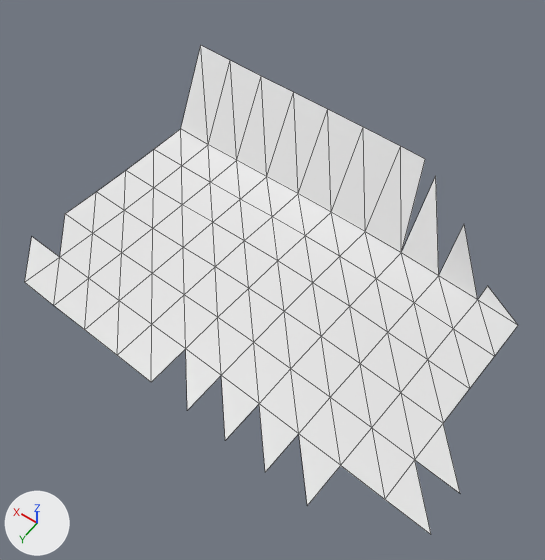
Renders of the OBJ model models/areas/fields_risen/preview_grass_2_-3.obj from each side of a commit.
The view is the same before and after, from a 50 mm camera at (76.0, 140.9, 54.2) aimed at (99.3, 108.2, 2.8). Every picture has the same lights, and +X, +Y and +Z are marked at lower left. The picture after the commit comes second. Mesh edges are drawn as thin lines. Where no turn or scale is listed for an object, it has been applied to the vertices. Vertices at exactly the same position are counted once.

The first picture shows 'preview_grass_2_-3'.
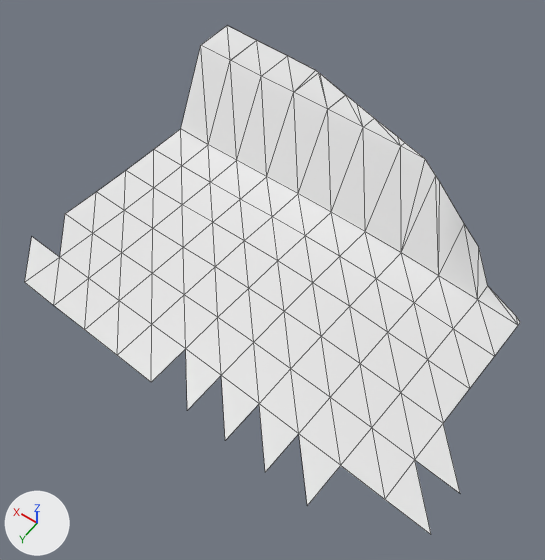
Changed parts and their boxes [x1, y1, x2, y2] in the pictures (545 x 560 px):
'preview_grass_2_-3', reshaped
    before: [25, 46, 518, 534]
    after: [25, 26, 520, 534]
part 1 of me_preview_grass_2__3, added
    after: [201, 26, 520, 325]

The change in detail:
me_preview_grass_2__3 is used by ob_preview_grass_2__3; location (0.0, 0.0, 0.0).
me_preview_grass_2__3 had 88 vertices, 131 faces and spanned x 77.4..121.6, y 91.9..122.5, z 0.4..9.2.
me_preview_grass_2__3 now has 122 vertices, 162 faces and spans x 77.4..121.6, y 87.9..122.5, z 0.4..9.2.
Part 1, on me_preview_grass_2__3:
34 vertices are added at x 80.2..119.6, y 87.9..98.4, z 1.0..9.2.
31 new faces join them.
